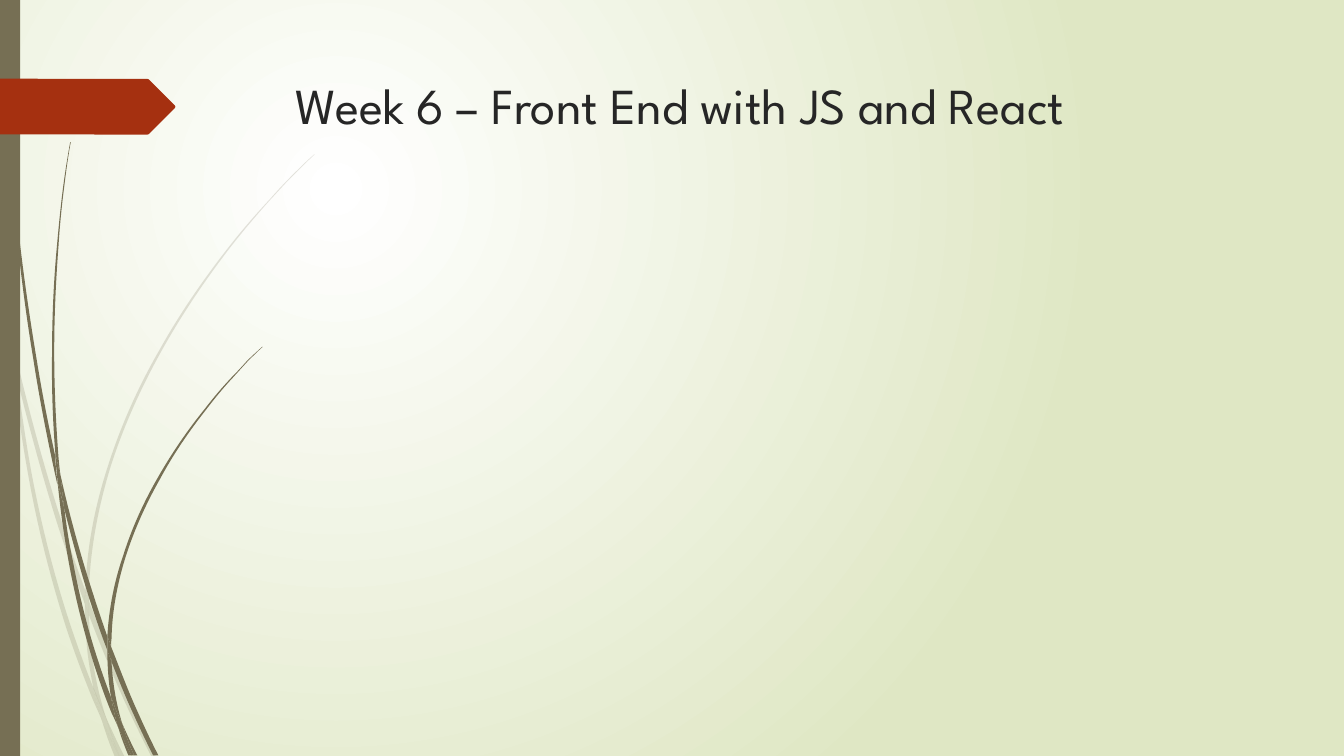
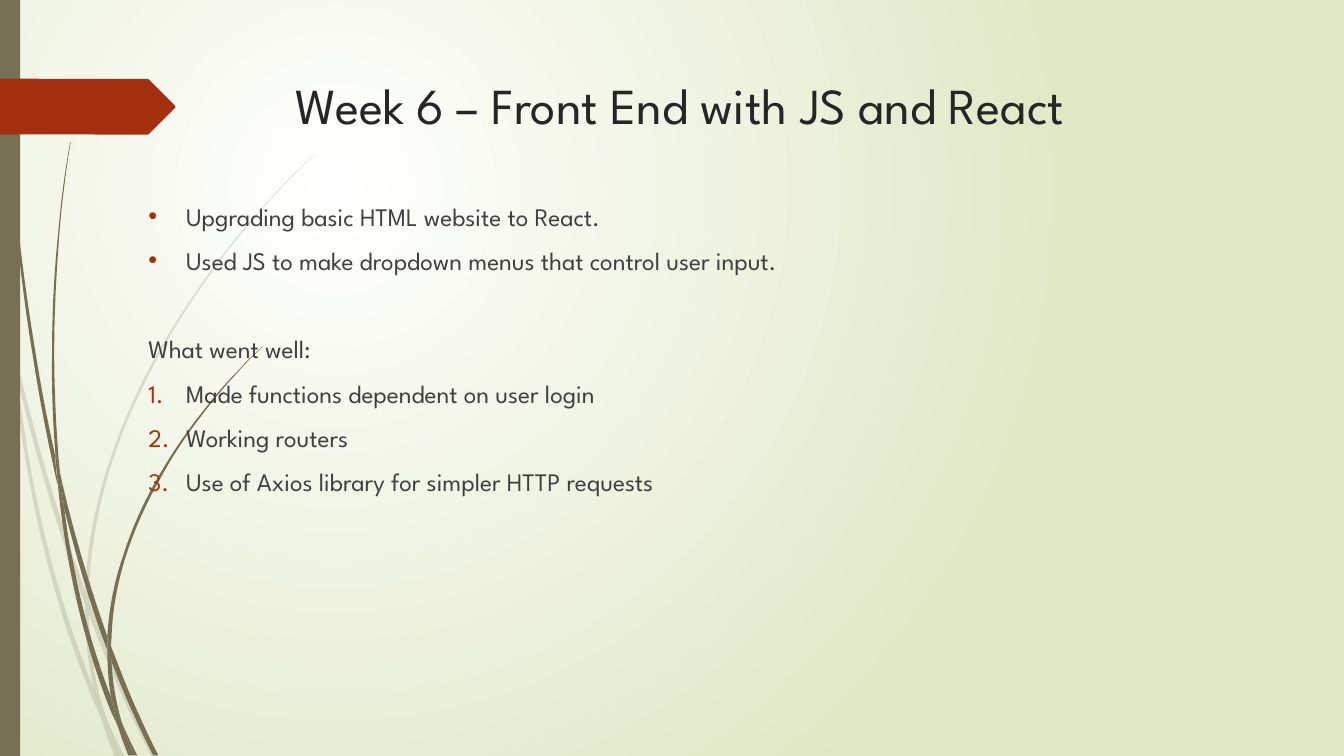
Before and after one commit to RM147/StoryGen, a slide deck: slide 9 of Project Presentation.pptx (slide 8 before the commit). Drawn at 1344x756 pixels with LibreOffice and Linux fonts; fonts in the diff are those of the drawing. Boxes give left, top, right and bottom in pixels: in the first picture for what was removed or moved away, otherwise in the second. Text is boxed around its words. In the diff, an @@ line names an element or a change of style, - is before the commit and + after.

```diff
--- a/Project Presentation.pptx
+++ b/Project Presentation.pptx
@@ text added at box(148, 208, 777, 497), 18 pt, text #404040 @@
+• Upgrading basic HTML website to React.
+• Used JS to make dropdown menus that control user input.
+What went well:
+1. Made functions dependent on user login
+2. Working routers
+3. Use of Axios library for simpler HTTP requests
```
Also in this commit, not shown: 7 other slides changed, 4 slides added, 2 slides removed.
